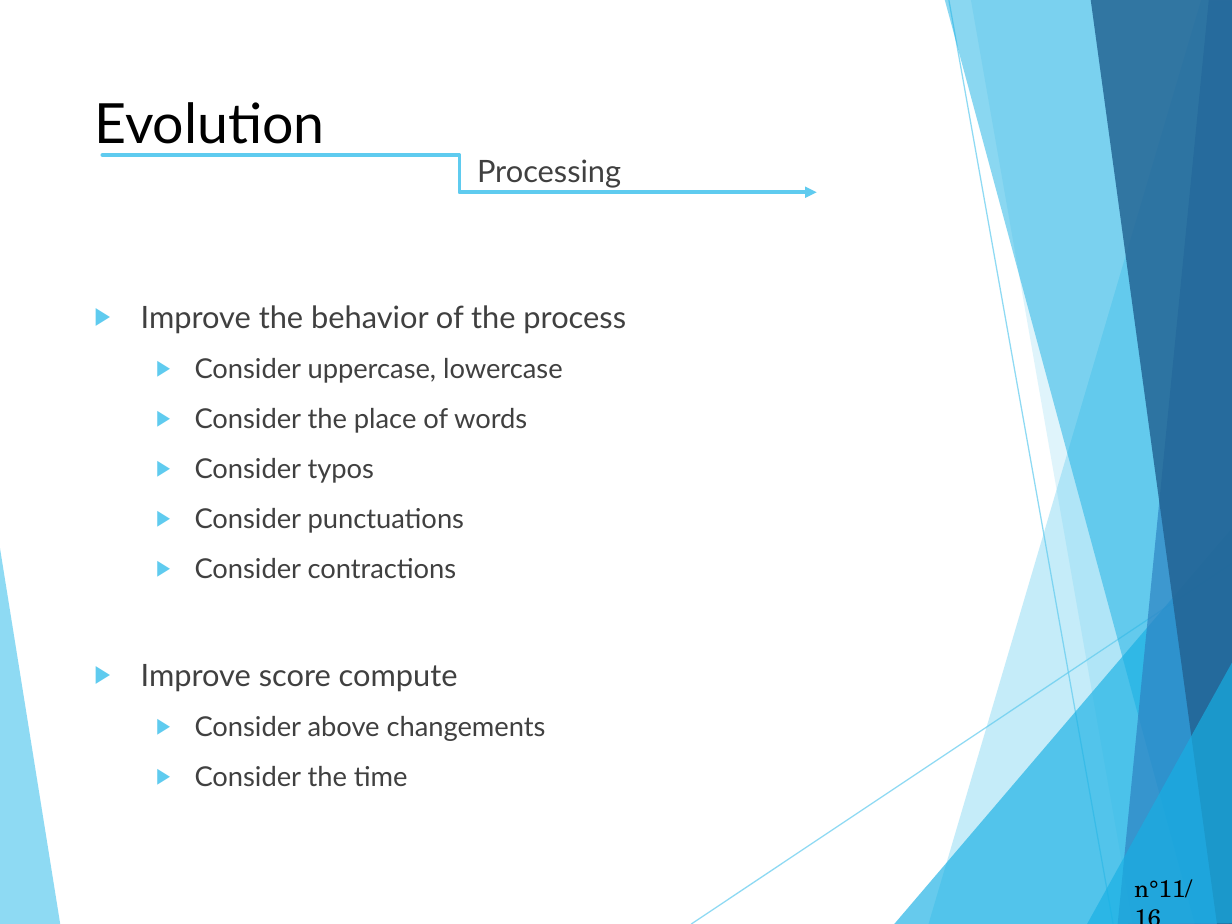
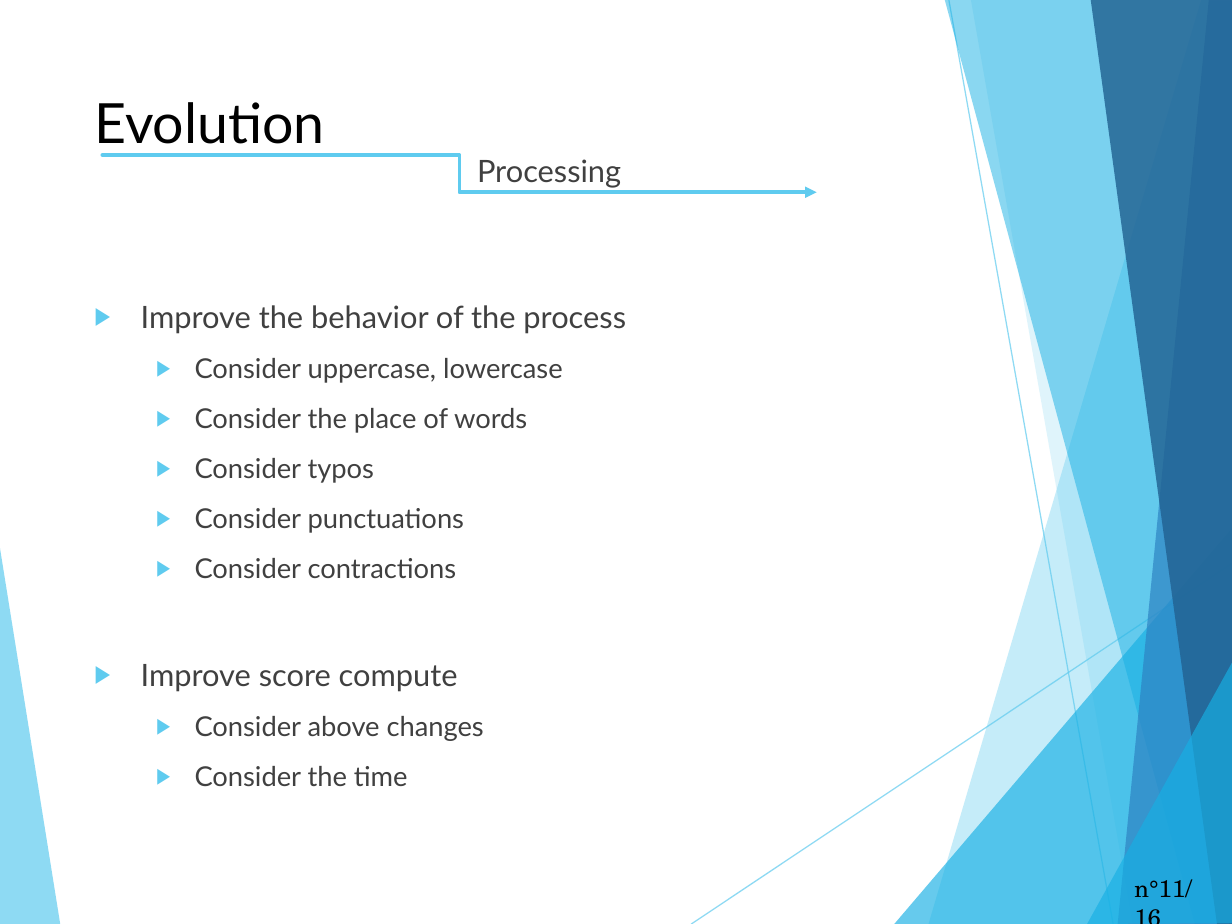
Before and after one commit to Terrasse/Dontforgetthelyrics, a slide deck: slide 11 of English_project.pptx. Drawn at 1232x924 pixels with LibreOffice and Linux fonts; fonts in the diff are those of the drawing. Boxes give left, top, right and bottom in pixels: in the first picture for what was removed or moved away, otherwise in the second. Text is boxed around its words. In the diff, an @@ line names an element or a change of style, - is before the commit and + after.

```diff
--- a/English_project.pptx
+++ b/English_project.pptx
@@ text at [195, 716, 484, 741]: text changed @@
-  ▶ Consider above changements
+  ▶ Consider above changes
```
Also in this commit, not shown: 3 other slides changed.
